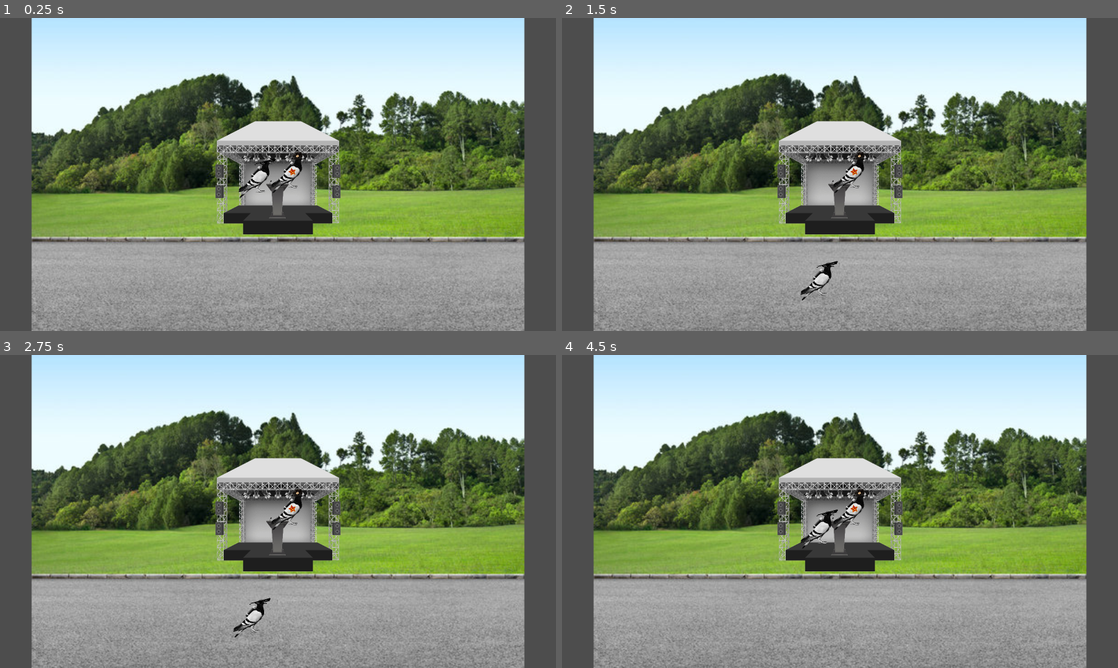
Above: before the commit, frames 1-4 (two rows, left to right).
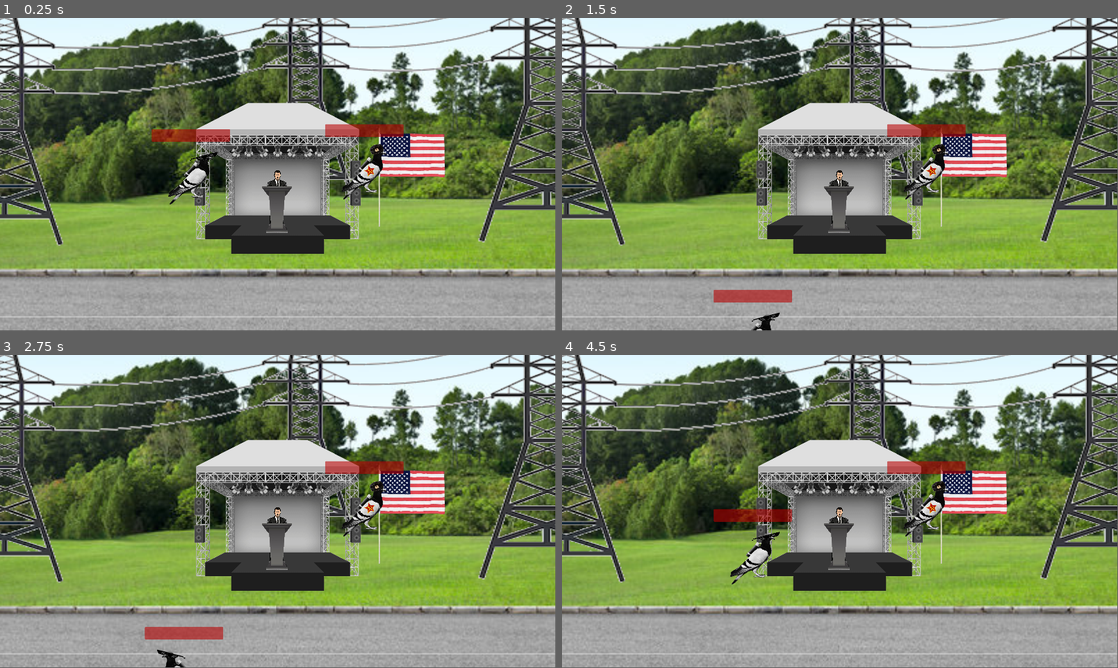
Above: after the commit, the same moments.

Repository: SteakSalkin/uol.gamejam12
Game: Godot game, scene res://level/level.tscn
Same seed, same stepped clock (60 frames per second), same inputs: the game is played once before the commit and once after it.
Inputs:
- Up to frame 1 (0.25 s): no input
- Up to frame 2 (1.5 s): hold D (player1right) from 0.53 s (still down); tap S (player1attack, bound only after the commit) at 0.6 s; tap W (player1up) at 0.77 s; tap Down (player2attack, bound only after the commit) at 0.8, 1.35 s
- Up to frame 3 (2.75 s): tap W (player1up) at 1.52 s; tap S (player1attack, bound only after the commit) at 1.55 s; tap Enter at 2 s; release D (player1right) at 2.03 s; hold A (player1left) from 2.03 s (still down); tap Left (player2left) at 2.1 s; tap Down (player2attack, bound only after the commit) at 2.3 s
- Up to frame 4 (4.5 s): tap Space at 2.75 s; release A (player1left) at 2.78 s; hold D (player1right) 2.78-4.28 s; tap Right (player2right) at 2.85 s; tap W (player1up) at 3.02, 3.77 s; tap S (player1attack, bound only after the commit) at 3.05, 4.35 s; tap Enter at 3.5 s; hold Up (player2up) 3.53-4.28 s; tap Down (player2attack, bound only after the commit) at 3.8 s; hold A (player1left) from 4.28 s (still down)
In our replay, the window is 800x450 before the commit and 799x449 after it. These sizes can differ from the game's own. Grey fills any space a smaller window leaves; there, only what the larger window draws over its background counts as a difference.

The runs differ from the first frame. In frame 1, 72% of the frame differs, in the area x 0-100%, y 0-100%; in frame 2, 73%; in frame 3, 73%; in frame 4, 72%.

Commit message:
updated player / added damage

Diff:
--- /dev/null
+++ b/default_bus_layout.tres
@@ -0,0 +1,4 @@
+[gd_resource type="AudioBusLayout" format=3 uid="uid://cpawln01sp73k"]
+
+[resource]
+bus/0/volume_db = -0.030508041
--- a/level/level.tscn
+++ b/level/level.tscn
@@ -9,6 +9,9 @@
 [ext_resource type="Texture2D" uid="uid://cbnsv76hx0eco" path="res://assets/podium-concert-stage-performance-show-entertainment-scene-event/42789.png" id="6_44x8d"]
 [ext_resource type="Texture2D" uid="uid://b160aymxtaysj" path="res://assets/background_1.jpg" id="7_ivpvi"]
 [ext_resource type="Texture2D" uid="uid://221hbsdi10pk" path="res://assets/schwarze-kanzel-podium-oder-tribune-podest-stehen/2794.png" id="8_0v1st"]
+[ext_resource type="Texture2D" uid="uid://dkcv4ghajwkgp" path="res://assets/man_holding_a_speech.png.png" id="10_cw150"]
+[ext_resource type="Texture2D" uid="uid://crvn2w6acff1v" path="res://assets/us_flag.png" id="11_xii2b"]
+[ext_resource type="Texture2D" uid="uid://sp3e0h2vvjlp" path="res://assets/hochspannungsleitungen.png" id="12_rhqlf"]
 
 [sub_resource type="TileSetAtlasSource" id="TileSetAtlasSource_qohg2"]
 texture = ExtResource("2_5gx2l")
@@ -1040,10 +1043,11 @@
 
 [node name="Player2" parent="." instance=ExtResource("1_6gtgk")]
 z_index = 1000
+position = Vector2(-500, 0)
 
 [node name="Player" parent="." instance=ExtResource("1_7lnir")]
 z_index = 100
-position = Vector2(78, -2)
+position = Vector2(500, 0)
 
 [node name="Map" type="Node2D" parent="."]
 
@@ -1074,12 +1078,32 @@
 
 [node name="TileMapBackground" type="TileMapLayer" parent="Map"]
 z_index = -100
-scale = Vector2(7, 7)
+scale = Vector2(8, 8)
 tile_map_data = PackedByteArray("AAD/////AAAAAAAAAAAAAP//AAABAAAAAAD//wAAAAAAAAEAAAAAAAAAAAABAAEAAAA=")
 tile_set = SubResource("TileSet_44x8d")
 
 [node name="TileMapPult" type="TileMapLayer" parent="Map"]
+z_index = 5
 position = Vector2(140, 0)
 scale = Vector2(0.1, 0.1)
 tile_map_data = PackedByteArray("AAD//wAAAAAAAAAAAAA=")
 tile_set = SubResource("TileSet_xii2b")
+
+[node name="SpeechGuy" type="Sprite2D" parent="."]
+z_index = 1
+position = Vector2(1, 152)
+scale = Vector2(0.25, 0.25)
+texture = ExtResource("10_cw150")
+
+[node name="UsFlag" type="Sprite2D" parent="."]
+z_index = 3
+position = Vector2(692.00006, -43.999977)
+rotation = -0.7853982
+scale = Vector2(0.75, 0.75)
+texture = ExtResource("11_xii2b")
+
+[node name="StromLeitung" type="Sprite2D" parent="."]
+z_index = -1
+position = Vector2(14.5, -300)
+scale = Vector2(7.2316294, 6)
+texture = ExtResource("12_rhqlf")
--- a/player/player.gd
+++ b/player/player.gd
@@ -1,10 +1,12 @@
 extends CharacterBody2D
-
 
 const SPEED = 600.0
 const JUMP_VELOCITY = -80.0
 const MAX_JUMP_VELOCITY = -800
 
+var is_flipped = false
+var health = 20
+var is_touching_player = false
 
 func _physics_process(delta: float) -> void:
 	# Add the gravity.
@@ -20,7 +22,31 @@
 	var direction := Input.get_axis("player1left", "player1right")
 	if direction:
 		velocity.x = direction * SPEED
+		if direction > 0 and is_flipped:
+			scale.x = -1
+			is_flipped = false
+		if direction < 0 and !is_flipped:
+			scale.x = -1
+			is_flipped = true
 	else:
 		velocity.x = move_toward(velocity.x, 0, SPEED)
 
+	if Input.is_action_just_pressed("player2attack") and is_touching_player:
+		get_damage(1)
+
 	move_and_slide()
+
+func get_damage(damage: int) -> void:
+	health -= damage
+	$HealthBar.value = health
+	if health < 1:
+		die()
+
+func die() -> void:
+	hide()
+
+func _on_hitbox_area_entered(area: Area2D) -> void:
+	is_touching_player = true
+
+func _on_hitbox_area_exited(area: Area2D) -> void:
+	is_touching_player = false
--- a/player/player.tscn
+++ b/player/player.tscn
@@ -1,9 +1,12 @@
-[gd_scene load_steps=6 format=3 uid="uid://ckdj6vcka7v2d"]
+[gd_scene load_steps=7 format=3 uid="uid://ckdj6vcka7v2d"]
 
 [ext_resource type="Texture2D" uid="uid://cx81q5xk2bs7y" path="res://assets/pigeon.png" id="1_oul6g"]
 [ext_resource type="Script" uid="uid://da1tss52h4lpf" path="res://player/player.gd" id="1_rkbax"]
 [ext_resource type="Texture2D" uid="uid://d3s86lmbfol3a" path="res://assets/russicher_hut.png" id="3_g1dw6"]
 [ext_resource type="Texture2D" uid="uid://b4t4atquhjmx4" path="res://assets/kommunisten_symbol.svg" id="4_yw30f"]
+
+[sub_resource type="CircleShape2D" id="CircleShape2D_yw30f"]
+radius = 192.37463
 
 [sub_resource type="CapsuleShape2D" id="CapsuleShape2D_rkbax"]
 radius = 24.999998
@@ -11,6 +14,13 @@
 
 [node name="Player" type="CharacterBody2D"]
 script = ExtResource("1_rkbax")
+
+[node name="Hitbox" type="Area2D" parent="."]
+collision_layer = 2
+collision_mask = 2
+
+[node name="CollisionShape2D" type="CollisionShape2D" parent="Hitbox"]
+shape = SubResource("CircleShape2D_yw30f")
 
 [node name="CollisionShape2D" type="CollisionShape2D" parent="."]
 scale = Vector2(5, 5)
@@ -39,3 +49,19 @@
 rotation = -0.25830874
 scale = Vector2(0.2, 0.2)
 texture = ExtResource("4_yw30f")
+
+[node name="HealthBar" type="ProgressBar" parent="."]
+modulate = Color(1, 0, 0, 1)
+z_index = 900
+offset_left = -226.0
+offset_top = -288.0
+offset_right = 225.0
+offset_bottom = -215.0
+theme_override_colors/font_color = Color(0.0028022618, 9.165524e-10, 4.2302417e-10, 1)
+theme_override_font_sizes/font_size = 1
+max_value = 20.0
+step = 1.0
+value = 20.0
+
+[connection signal="area_entered" from="Hitbox" to="." method="_on_hitbox_area_entered"]
+[connection signal="area_exited" from="Hitbox" to="." method="_on_hitbox_area_exited"]
--- a/player/player2.gd
+++ b/player/player2.gd
@@ -1,10 +1,12 @@
 extends CharacterBody2D
-
 
 const SPEED = 600.0
 const JUMP_VELOCITY = -80.0
 const MAX_JUMP_VELOCITY = -800
 
+var is_flipped = false
+var health = 20
+var is_touching_player = false
 
 func _physics_process(delta: float) -> void:
 	# Add the gravity.
@@ -20,7 +22,31 @@
 	var direction := Input.get_axis("player2left", "player2right")
 	if direction:
 		velocity.x = direction * SPEED
+		if direction > 0 and is_flipped:
+			scale.x = -1
+			is_flipped = false
+		if direction < 0 and !is_flipped:
+			scale.x = -1
+			is_flipped = true
 	else:
 		velocity.x = move_toward(velocity.x, 0, SPEED)
 
+	if Input.is_action_just_pressed("player1attack") and is_touching_player:
+		get_damage(1)
+
 	move_and_slide()
+
+func get_damage(damage: int) -> void:
+	health -= damage
+	$HealthBar.value = health
+	if health < 1:
+		die()
+
+func die() -> void:
+	hide()
+
+func _on_hitbox_area_entered(area: Area2D) -> void:
+	is_touching_player = true
+
+func _on_hitbox_area_exited(area: Area2D) -> void:
+	is_touching_player = false
--- a/player/player2.tscn
+++ b/player/player2.tscn
@@ -1,8 +1,11 @@
-[gd_scene load_steps=5 format=3 uid="uid://h6krtr40hd7n"]
+[gd_scene load_steps=6 format=3 uid="uid://h6krtr40hd7n"]
 
 [ext_resource type="Script" uid="uid://og8s8q80k7fi" path="res://player/player2.gd" id="1_d1dig"]
 [ext_resource type="Texture2D" uid="uid://cx81q5xk2bs7y" path="res://assets/pigeon.png" id="1_oul6g"]
 [ext_resource type="Texture2D" uid="uid://ck65eujffmxew" path="res://assets/sunglasses.png" id="3_d1dig"]
+
+[sub_resource type="CircleShape2D" id="CircleShape2D_d1dig"]
+radius = 192.37463
 
 [sub_resource type="CapsuleShape2D" id="CapsuleShape2D_rkbax"]
 radius = 24.999998
@@ -11,11 +14,18 @@
 [node name="Player" type="CharacterBody2D"]
 script = ExtResource("1_d1dig")
 
+[node name="Hitbox" type="Area2D" parent="."]
+collision_layer = 2
+collision_mask = 2
+
+[node name="CollisionShape2D" type="CollisionShape2D" parent="Hitbox"]
+shape = SubResource("CircleShape2D_d1dig")
+
 [node name="CollisionShape2D" type="CollisionShape2D" parent="."]
 scale = Vector2(5, 5)
 shape = SubResource("CapsuleShape2D_rkbax")
 
-[node name="Sprite2D" type="Sprite2D" parent="."]
+[node name="Pigeon" type="Sprite2D" parent="."]
 scale = Vector2(0.5, 0.5)
 texture = ExtResource("1_oul6g")
 
@@ -27,8 +37,23 @@
 limit_right = 0
 limit_bottom = 0
 
-[node name="Sprite2D2" type="Sprite2D" parent="."]
+[node name="Sunglasses" type="Sprite2D" parent="."]
 position = Vector2(75.00001, -123)
 rotation = -0.25830874
 scale = Vector2(0.25, 0.25)
 texture = ExtResource("3_d1dig")
+
+[node name="HealthBar" type="ProgressBar" parent="."]
+modulate = Color(1, 0, 0, 1)
+z_index = 900
+offset_left = -226.0
+offset_top = -288.0
+offset_right = 225.0
+offset_bottom = -215.0
+theme_override_colors/font_color = Color(0.0028022618, 9.165524e-10, 4.2302417e-10, 1)
+theme_override_font_sizes/font_size = 1
+max_value = 20.0
+step = 1.0
+value = 20.0
+
+[connection signal="area_entered" from="Hitbox" to="." method="_on_hitbox_area_entered"]
--- a/project.godot
+++ b/project.godot
@@ -17,8 +17,8 @@
 
 [display]
 
-window/size/viewport_width=2560
-window/size/viewport_height=1440
+window/size/viewport_width=1920
+window/size/viewport_height=1080
 
 [input]
 
@@ -52,6 +52,16 @@
 "events": [Object(InputEventKey,"resource_local_to_scene":false,"resource_name":"","device":-1,"window_id":0,"alt_press …(195 unchanged characters)…
 ]
 }
+player1attack={
+"deadzone": 0.2,
+"events": [Object(InputEventKey,"resource_local_to_scene":false,"resource_name":"","device":-1,"window_id":0,"alt_pressed":false,"shift_pressed":false,"ctrl_pressed":false,"meta_pressed":false,"pressed":false,"keycode":0,"physical_keycode":83,"key_label":0,"unicode":115,"location":0,"echo":false,"script":null)
+]
+}
+player2attack={
+"deadzone": 0.2,
+"events": [Object(InputEventKey,"resource_local_to_scene":false,"resource_name":"","device":-1,"window_id":0,"alt_pressed":false,"shift_pressed":false,"ctrl_pressed":false,"meta_pressed":false,"pressed":false,"keycode":0,"physical_keycode":4194322,"key_label":0,"unicode":0,"location":0,"echo":false,"script":null)
+]
+}
 
 [rendering]
 
Binary file added: assets/hochspannungsleitungen.png
Not shown, added: assets/hochspannungsleitungen.png.import
Binary file changed: assets/man_holding_a_speech.png.png
Not shown, added: assets/man_holding_a_speech.png.png.import
Binary file added: assets/us_flag.png
Not shown, added: assets/us_flag.png.import
Not shown: 1 places in level/level.tscn that only renumber resources
Not shown: 1 places in node_perry.tscn that only renumber resources
